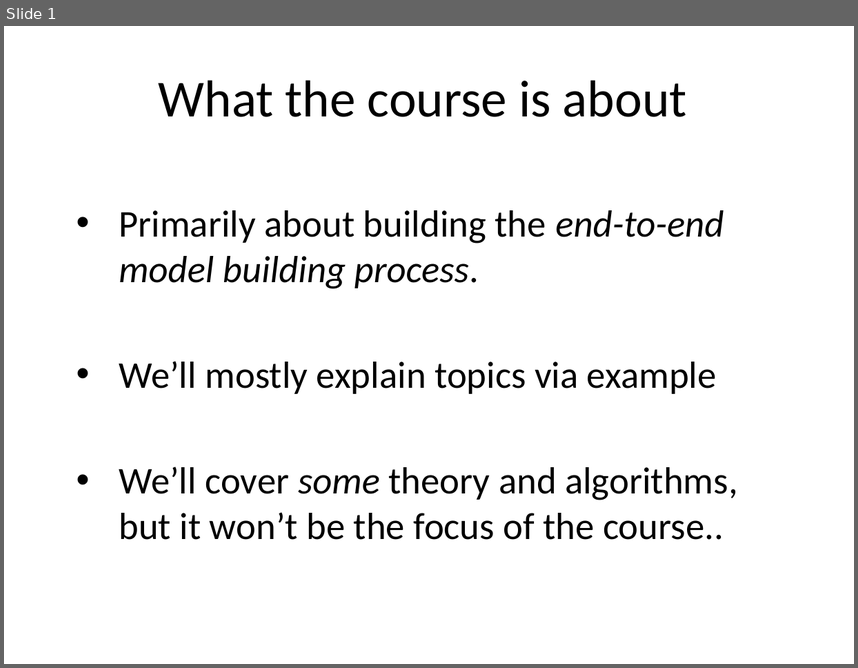
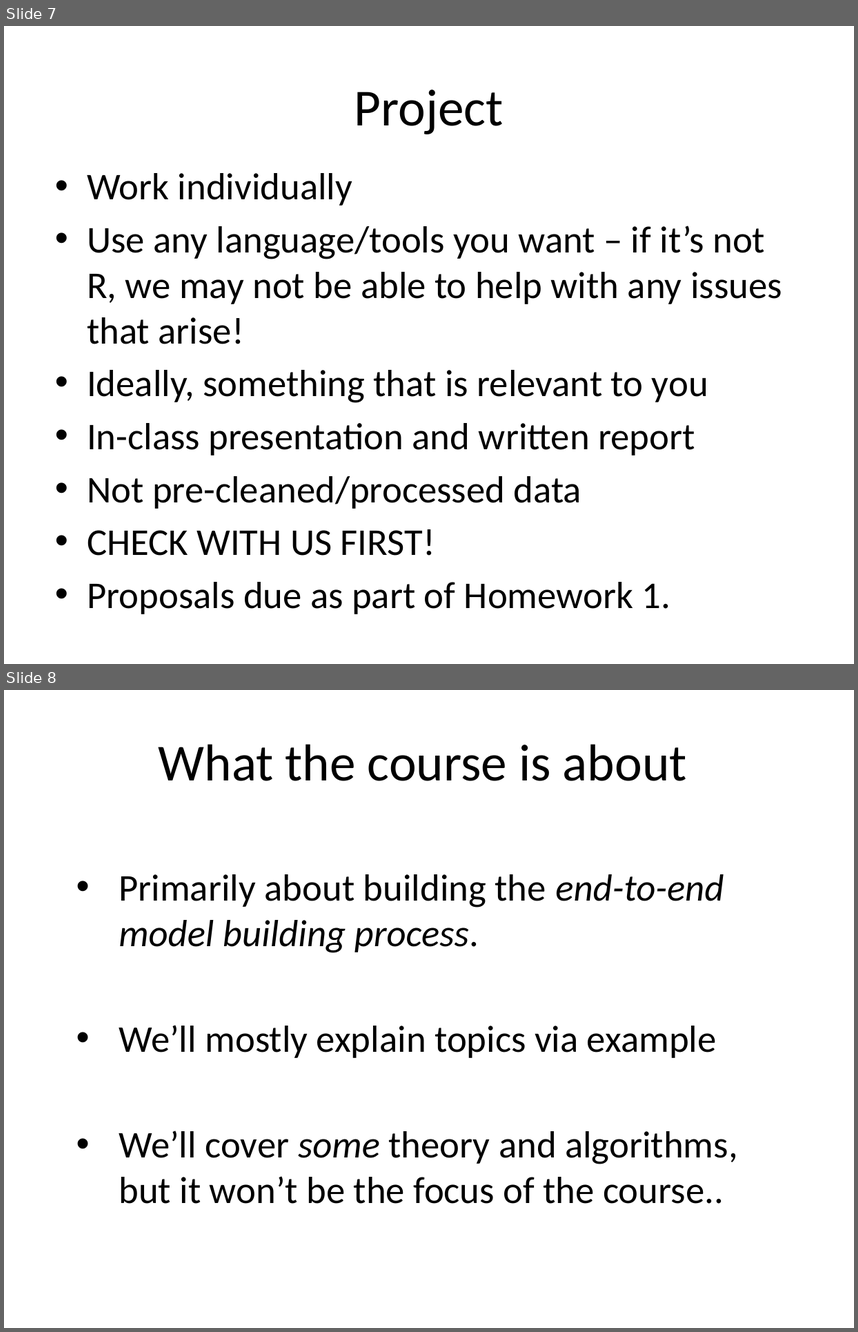
Before and after one commit to jdonaldson/uw-mlearn410, a slide deck: docs/module1/Presentation1.pptx. Shown one above the other, each under a label of ours: slide 1 before the commit, slides 7 and 8 after it. The pictures are 858x668 and 858x1332 pixels, drawn with LibreOffice and Linux fonts; fonts in the diff are those of the drawing. Boxes give left, top, right and bottom in pixels: in the first picture for what was removed or moved away, otherwise in the second. Text is boxed around its words. In the diff, an @@ line names an element or a change of style, - is before the commit and + after.

```diff
--- a/docs/module1/Presentation1.pptx
+++ b/docs/module1/Presentation1.pptx
@@ slide 7 added at (4,26,854,664), background #FFFFFF @@
@@ title added at (355,89,504,134), 44 pt, text #000000 @@
+Project
@@ text added at (87,173,782,614), 32 pt, text #000000 @@
+• Work individually
+• Use any language/tools you want – if it’s not R, we may not be able to help with any issues that arise!
+• Ideally, something that is relevant to you
+• In-class presentation and written report
+• Not pre-cleaned/processed data
+• CHECK WITH US FIRST!
+• Proposals due as part of Homework 1.
@@ what was slide 1 is now slide 8 @@
```
Also in this commit, not shown: 3 slides changed, 5 other slides added, 4 other files.
